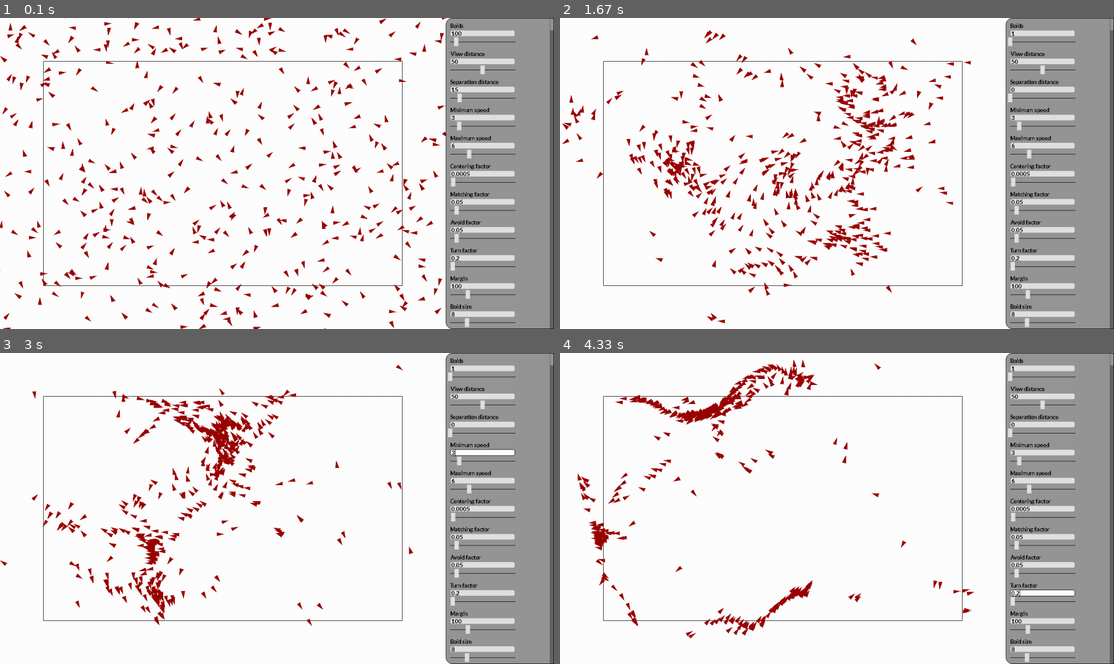
Above: before the commit, frames 1-4 (two rows, left to right).
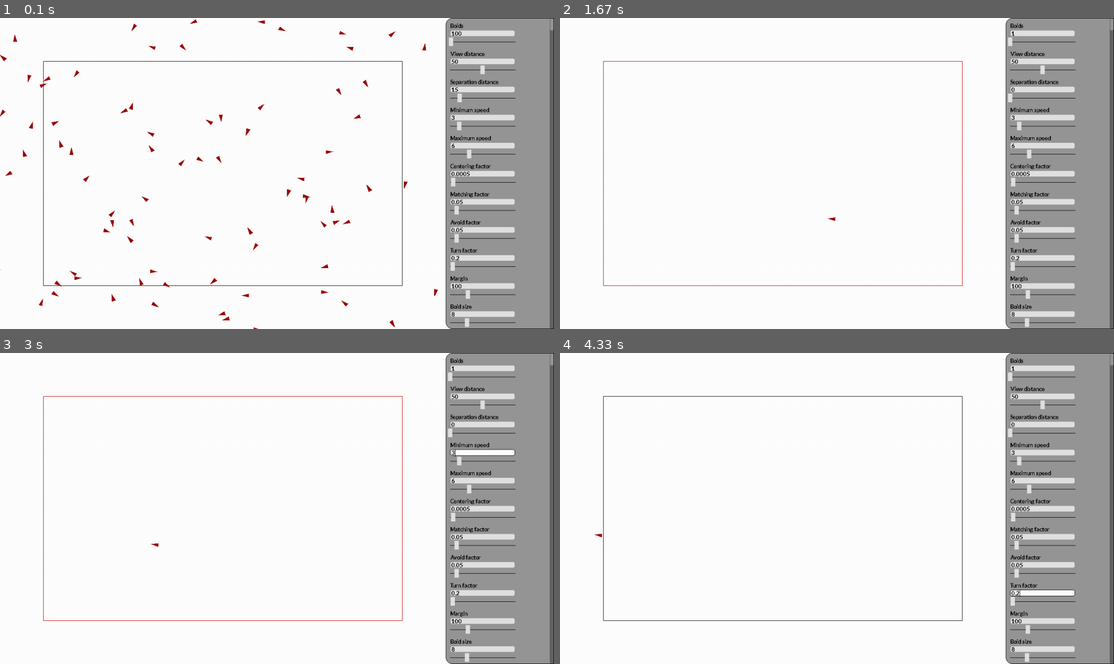
Above: after the commit, the same moments.

Repository: Peter-Vanderhyde/Boid-Simulation
Game: pygame game, started from main.py
Same seed, same stepped clock (60 frames per second), same inputs: the game is played once before the commit and once after it.
Inputs (mouse positions are in pixels of both pictures, inside the frame that each line leads up to):
- Up to frame 1 (0.1 s): no input
- Up to frame 2 (1.67 s): tap G at 0.33 s; press the mouse at (1041, 98) at 0.7 s; move the mouse to (997, 114) at 0.8 s; release the mouse at (953, 133) at 0.93 s; press the mouse at (1041, 42) at 1.03 s; move the mouse to (881, 83) at 1.13 s; release the mouse at (720, 123) at 1.27 s; press the mouse at (1041, 42) at 1.37 s; move the mouse to (1014, 49) at 1.47 s; release the mouse at (981, 55) at 1.6 s
- Up to frame 3 (3 s): press the mouse at (481, 452) at 1.7 s; move the mouse to (293, 427) at 1.8 s; release the mouse at (110, 402) at 1.93 s; hold G 2-2.47 s; hold Right 2-2.47 s; hold Right 2.5-2.97 s; tap G at 2.65 s
- Up to frame 4 (4.33 s): click "0.2" at 3.05 s; hold Right 3.33-3.8 s; hold Right from 3.83 s (still down); tap G at 3.98 s

The runs differ from the first frame. In frame 1, 4.7% of the frame differs, in the area x 0-83%, y 0-100%; in frame 2, 5.4%, in the area x 0-75%, y 3-99%; in frame 3, 4.1%; in frame 4, 2.8%.

Commit message:
Cleaner presentation

Diff:
--- a/canvas.py
+++ b/canvas.py
@@ -20,7 +20,9 @@
                     (self.width - margin * 2, self.height - margin * 2))
 
         self.settings = settings
+        self.tree = None
         self.show_circles = False
+        self.show_grid = False
 
     def create_sidebar(self, width, margins=(0, 0)):
         self.sidebar = gui.Sidebar(self.screen, width, margins, self.settings)
@@ -38,7 +40,11 @@
         """Fills the screen with the background color and draws a square for the active area."""
 
         self.screen.fill(self.bg_color)
-        pygame.draw.rect(self.screen, (0, 0, 0), pygame.Rect(self.active_area[0], self.active_area[1]), 1)
+        if self.show_grid:
+            self.tree.draw_grid(self.screen)
+            pygame.draw.rect(self.screen, (200, 0, 0), pygame.Rect(self.active_area[0], self.active_area[1]), 1)
+        else:
+            pygame.draw.rect(self.screen, (0, 0, 0), pygame.Rect(self.active_area[0], self.active_area[1]), 1)
 
     def draw_boids(self, boids):
         """Draws the boid polygons."""
@@ -79,5 +85,7 @@
                     sys.exit()
                 elif event.key == pygame.K_TAB:
                     self.show_circles = not self.show_circles # Show view circles around boids
+                elif event.key == pygame.K_g:
+                    self.show_grid = not self.show_grid
 
             self.sidebar.check_event(event)
--- a/main.py
+++ b/main.py
@@ -14,7 +14,7 @@
     "boids": {
     "value": 100,
     "min": 1,
-    "max": 1000
+    "max": 5000
     },
     "view distance": {
         "value": 50,
@@ -65,6 +65,16 @@
         "value": 8,
         "min": 0.01,
         "max": 30
+    },
+    "min per node": {
+        "value": 15,
+        "min": 1,
+        "max": 50
+    },
+    "max per node": {
+        "value": 15,
+        "min": 1,
+        "max": 50
     }
 }
 
@@ -99,6 +109,13 @@
 
     return boids
 
+def delete_boids(boids, tree, amount):
+    amount = min(amount, len(boids))
+    for i in range(amount):
+        boid = random.choice(boids)
+        tree.remove_boid(boid)
+        boids.remove(boid)
+
 
 def main(width=1920, height=1080):
     """Initializes the canvas and boid, then runs the main loop."""
@@ -115,15 +132,39 @@
 
     width, height = canvas.width, canvas.height
     tree = quad_tree.create_tree(5000, 5000, Vector(width // 2, height // 2), 25, 15)
-    boids = create_boids(width, height, tree=tree, num_of_boids=500)
+    canvas.tree = tree
+    boids = create_boids(width, height, tree=tree, num_of_boids=settings["boids"]["value"])
 
     while True:
         dt = time.time() - last_frame
         last_frame = time.time()
         canvas.get_events() # Keypress events
 
+        minimum = settings["min per node"]["value"]
+        maximum = settings["max per node"]["value"]
+        if int(minimum) != tree.min_nodes or int(maximum) != tree.max_nodes:
+            tree.update(int(minimum), int(maximum))
+
+        """ New Simulation Method """
+        boid_setting = int(settings["boids"]["value"])
+        if boid_setting != len(boids):
+            if len(boids) < boid_setting:
+                boids += create_boids(width, height, tree=tree, num_of_boids=boid_setting - len(boids))
+            else:
+                delete_boids(boids, tree, len(boids) - boid_setting)
+
         simulation.simulate(boids, canvas.active_area, settings, tree, dt)
-        # simulation.old_simulate(boids, canvas.active_area, settings)
+
+        """ Old Simulation Method """
+        # boid_setting = int(settings["boids"]["value"])
+        # if boid_setting != len(boids):
+        #     if len(boids) < boid_setting:
+        #         boids += create_boids(width, height, tree=tree, num_of_boids=boid_setting - len(boids))
+        #     else:
+        #         while len(boids) > boid_setting:
+        #             boids.remove(random.choice(boids))
+
+        # simulation.old_simulate(boids, canvas.active_area, settings, dt)
 
         canvas.draw(boids)
 
--- a/quad_tree.py
+++ b/quad_tree.py
@@ -1,5 +1,6 @@
 from pygame.math import Vector2 as Vector
 from pygame.locals import Rect
+import pygame
 from boid import Boid
 
 
@@ -251,7 +252,25 @@
                     self.insert_node(n)
                     return False
                 else:
+                    if self.node_count < self.min_nodes:
+                        self.reabsorb()
                     return n
+
+    def update(self, minimum, maximum):
+        self.min_nodes = minimum
+        self.max_nodes = maximum
+        if self.leaf:
+            return
+        for child in self.children.values():
+            if child:
+                child.update(minimum, maximum)
+
+    def draw_grid(self, screen):
+        pygame.draw.rect(screen, (150, 150, 150), (self.rect.left, self.rect.top, self.rect.width + 1, self.rect.height + 1), 1)
+        if not self.leaf:
+            for child in self.children.values():
+                if child:
+                    child.draw_grid(screen)
 
     def draw(self, screen):
         if self.leaf:
--- a/simulation.py
+++ b/simulation.py
@@ -83,7 +83,7 @@
         tree.adjust_boid_position(boid, dt)
 
 
-def old_simulate(boids, active_area, settings):
+def old_simulate(boids, active_area, settings, dt):
     """Simulates the movement of the boids based on the settings."""
 
     for boid in boids:
@@ -147,4 +147,4 @@
             boid.velocity.x -= turn_factor
 
 
-        boid.position += boid.velocity
+        boid.position += boid.velocity * dt * 60
